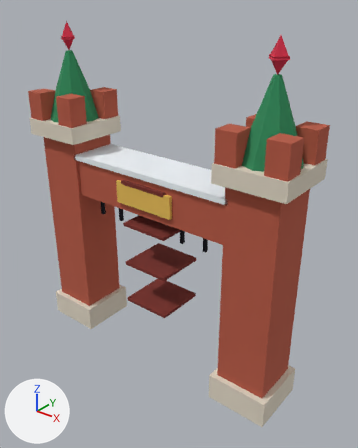
The glTF model public/assets/bld/bld_garden_gate.glb: old version first, new version second.
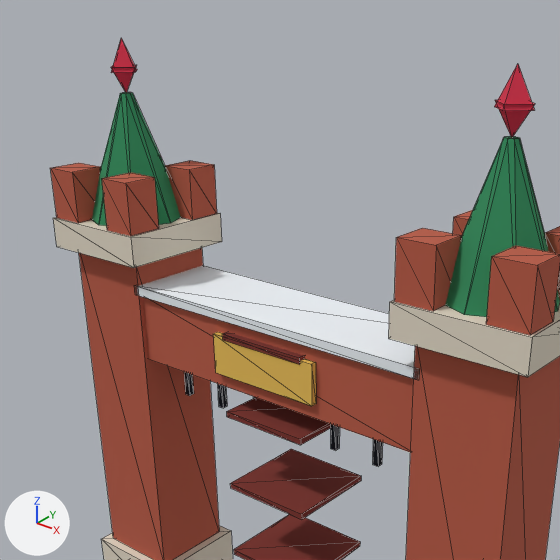
Old and new are each drawn whole from a camera (50 mm lens) standing at (5.32, -6.11, 6.69) and looking at (0.33, 0.12, 2.82) and again close up on the part from 0% to 85% of the width and 0% to 68% of the height. The lights are fixed; the arrows at lower left show +X, +Y and +Z. The older version's two pictures come first. The close-ups show mesh edges as thin lines. Where no turn or scale is listed for an object, it has been applied to the vertices. Vertices at exactly the same position are counted once.

The scene before the commit, as lines of its bpy script (objects in view):
```python
me_bld_garden_gate = bpy.data.meshes.new('bld_garden_gate')
me_bld_garden_gate.from_pydata(...)  # 276 vertices, 416 faces; spans x -2.7..2.7, y -0.6..0.6, z -3.05..3.05
me_bld_garden_gate.materials.append(mat_palette)  # picture img_palette_atlas
ob_bld_garden_gate = bpy.data.objects.new('bld_garden_gate', me_bld_garden_gate)
ob_bld_garden_gate.location = (0.0, 0.0, 3.05)
```
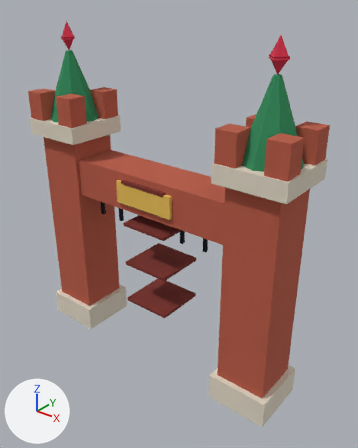
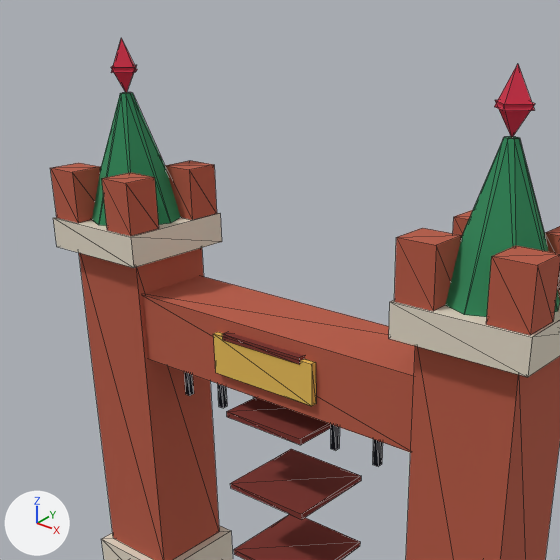
Location of each change, [x1, y1, x2, y2] in pixels of the close-ups (560 x 560 px):
part 1 of me_bld_garden_gate, deleted: before [135, 266, 419, 380]

The edits, one by one:
me_bld_garden_gate is used by ob_bld_garden_gate; location (0.0, 0.0, 3.05).
me_bld_garden_gate had 276 vertices, 416 faces and spanned x -2.7..2.7, y -0.6..0.6, z -3.05..3.05.
me_bld_garden_gate now has 268 vertices, 404 faces and spans x -2.7..2.7, y -0.6..0.6, z -3.05..3.05.
me_bld_garden_gate part 1: the loose piece of 8 vertices spanning x -1.7..1.7, y -0.45..0.45, z 0.7..0.8 is deleted.
